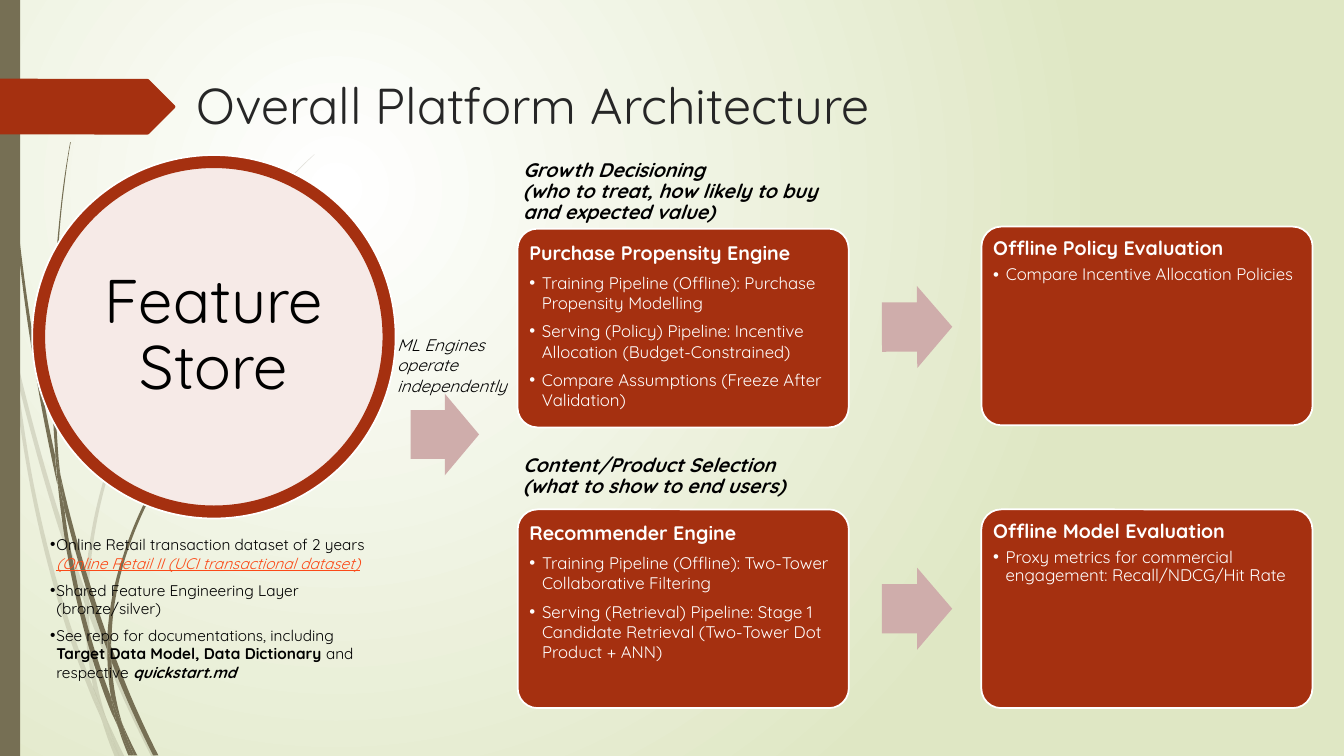
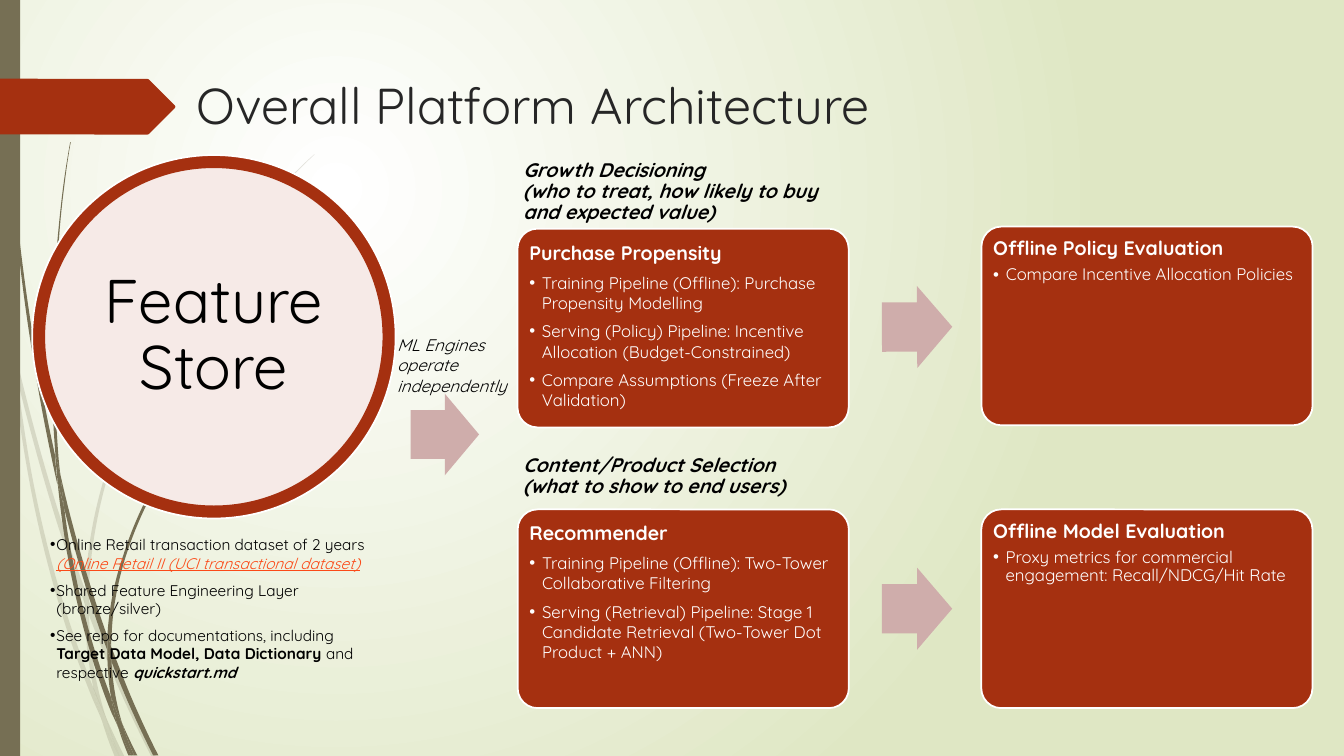
Before and after one commit to Phrey001/mle-marketplace-growth, a slide deck: slide 3 of docs/architecture.pptx. Drawn at 1344x756 pixels with LibreOffice and Linux fonts; fonts in the diff are those of the drawing. Boxes give left, top, right and bottom in pixels: in the first picture for what was removed or moved away, otherwise in the second. Text is boxed around its words. In the diff, an @@ line names an element or a change of style, - is before the commit and + after.

```diff
--- a/docs/architecture.pptx
+++ b/docs/architecture.pptx
@@ text at [529, 245, 722, 264]: text changed @@
-Purchase Propensity Engine
+Purchase Propensity
@@ text at [529, 525, 667, 541]: text changed @@
-Recommender Engine
+Recommender
```
Also in this commit, not shown: 12 other slides changed, 18 other files.
